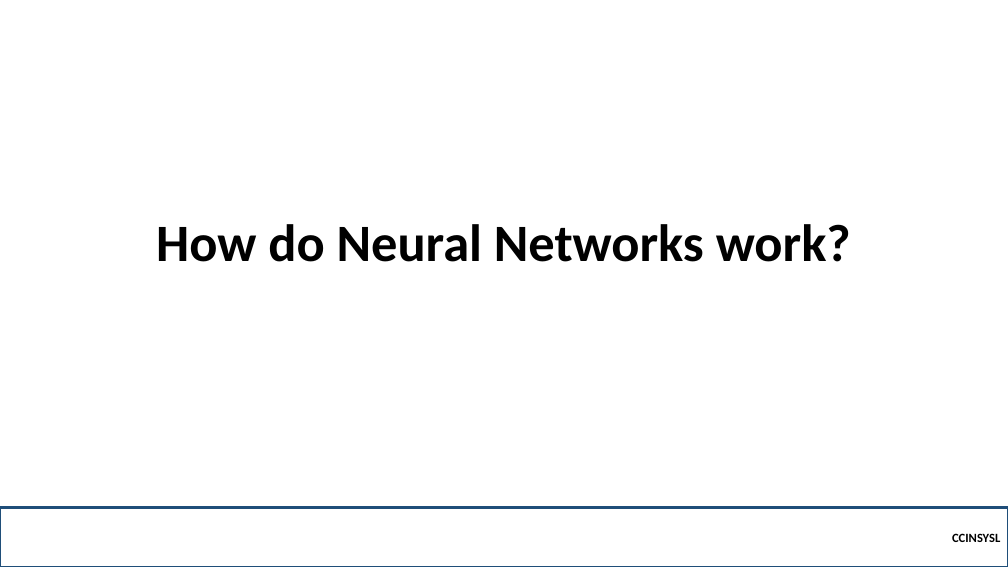
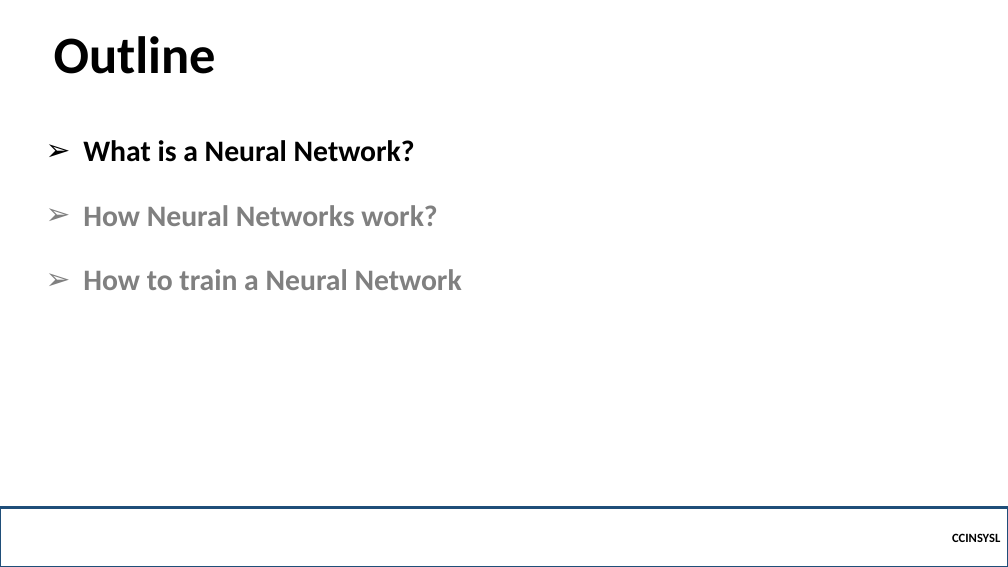
Before and after one commit to robitussin/CCINSYSL, a slide deck: slide 2 of 9 - Neural Networks/Introduction to Neural Networks.pptx (slide 7 before the commit). Drawn at 1008x567 pixels with LibreOffice and Linux fonts; fonts in the diff are those of the drawing; background and template pictures are left out. Boxes give left, top, right and bottom in pixels: in the first picture for what was removed or moved away, otherwise in the second. Text is boxed around its words. In the diff, an @@ line names an element or a change of style, - is before the commit and + after.

```diff
--- a/9 - Neural Networks/Introduction to Neural Networks.pptx
+++ b/9 - Neural Networks/Introduction to Neural Networks.pptx
@@ title added at bbox=[54, 36, 216, 74], 50 pt, text #000000, bold @@
+Outline
@@ text added at bbox=[83, 140, 462, 290], 28.3 pt, text #808080, bold @@
+➢ What is a Neural Network?
+➢ How Neural Networks work?
+➢ How to train a Neural Network
@@ title removed at bbox=[156, 224, 851, 262] @@
-How do Neural Networks work?
```
Also in this commit, not shown: 4 other slides changed, 3 slides added, 1 slide removed.
